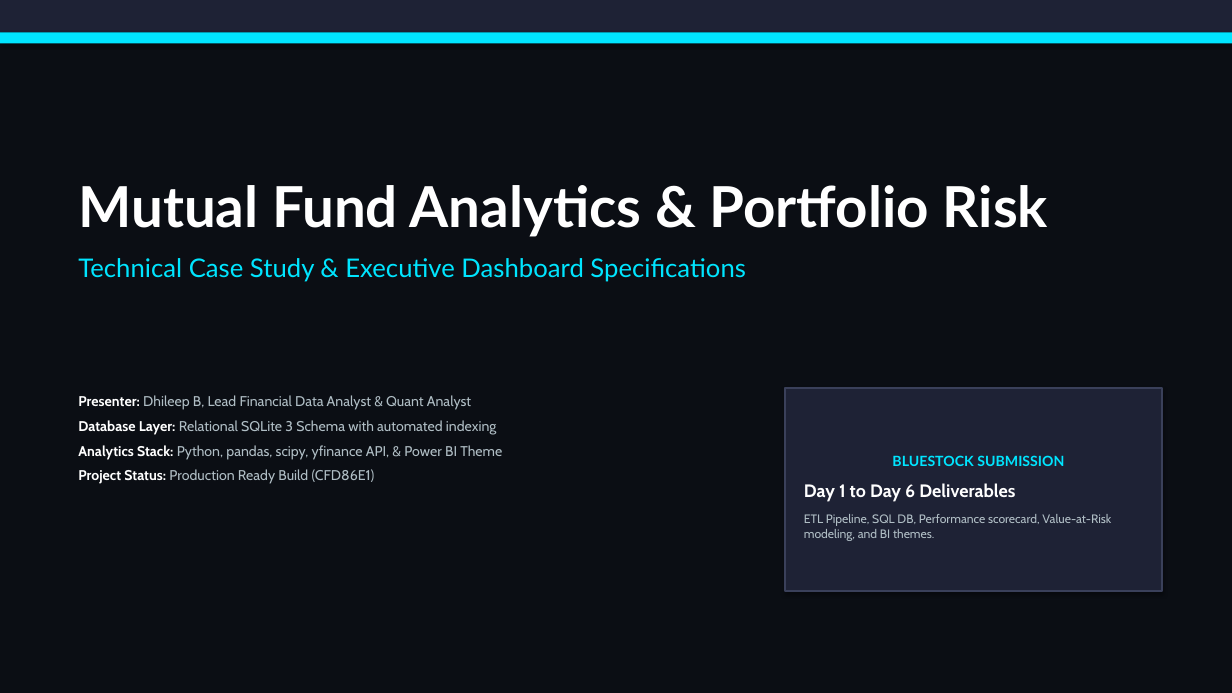
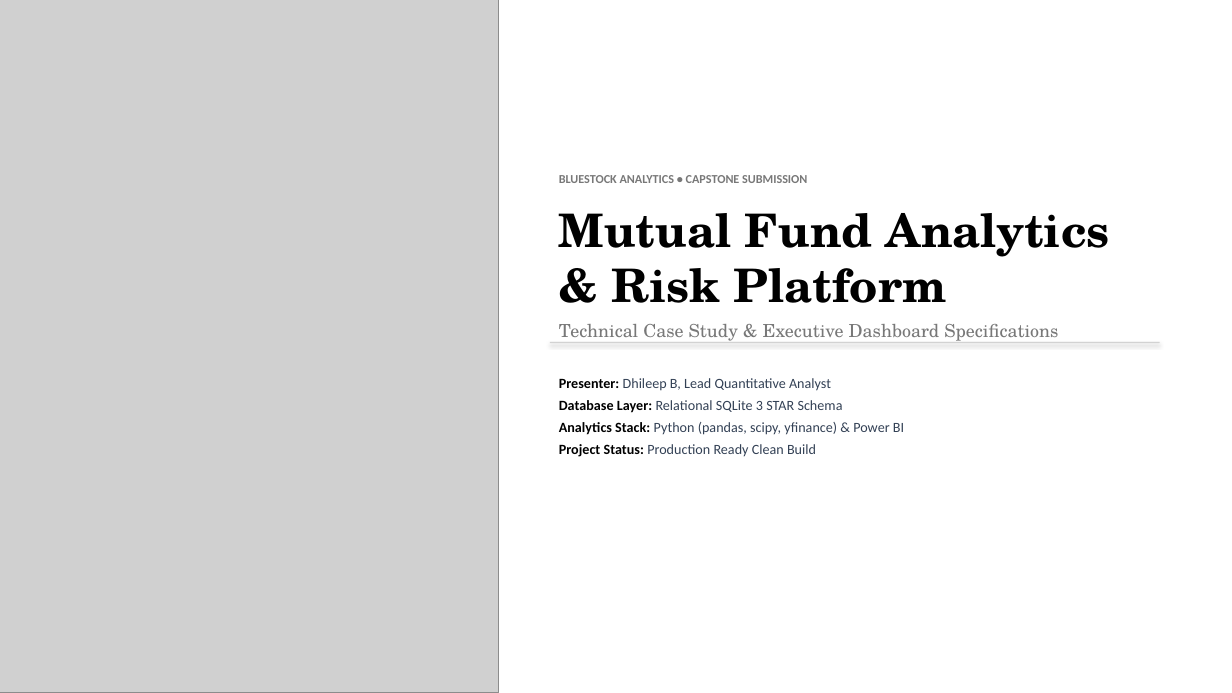
Before and after one commit to DHILEEPB/bluestock_mf_capstone, a slide deck: slide 1 of reports/Presentation.pptx. Drawn at 1232x693 pixels with LibreOffice and Linux fonts; fonts in the diff are those of the drawing; grey boxes stand for pictures. Boxes give left, top, right and bottom in pixels: in the first picture for what was removed or moved away, otherwise in the second. Text is boxed around its words. In the diff, an @@ line names an element or a change of style, - is before the commit and + after.

Commit message:
docs: restyle Presentation.pptx to match Urban Monochrome template style

```diff
--- a/reports/Presentation.pptx
+++ b/reports/Presentation.pptx
@@ background #0B0E14 to #FFFFFF @@
@@ rectangle removed at bbox=[0, 0, 1232, 32] @@
@@ picture added at bbox=[0, 0, 499, 693] @@
@@ rectangle removed at bbox=[0, 32, 1232, 43] @@
@@ text "BLUESTOCK ANALYTICS • CAPSTONE SUBMISSION": place and size @@
-text "BLUESTOCK ANALYTICS • CAPSTONE SUBMISSION" at bbox=[78, 185, 1048, 282]
+text "BLUESTOCK ANALYTICS • CAPSTONE SUBMISSION" at bbox=[559, 175, 1110, 343]
@@ text at bbox=[559, 175, 1110, 303]: text changed; size 44 to 9.5 pt; font Lato to Calibri; text colour #FFFFFF to #787878 @@
-Mutual Fund Analytics & Portfolio Risk
+BLUESTOCK ANALYTICS • CAPSTONE SUBMISSION
+Mutual Fund Analytics & Risk Platform
@@ text at bbox=[559, 324, 1058, 343]: size 20 to 14 pt, font Lato to TeX Gyre Schola, text colour #00E5FF to #787878 in "Technical Case Study & Executive Dashboard Specifications"; more space between paragraphs @@
@@ rectangle added at bbox=[550, 342, 1160, 343], fill #D2D2D2 @@
@@ text at bbox=[559, 378, 904, 457]: text changed; font Cabin to Calibri; text colour #B0BEC5 to #334155 @@
-Presenter: Dhileep B, Lead Financial Data Analyst & Quant Analyst
-Database Layer: Relational SQLite 3 Schema with automated indexing
-Analytics Stack: Python, pandas, scipy, yfinance API, & Power BI Theme
-Project Status: Production Ready Build (CFD86E1)
+Presenter: Dhileep B, Lead Quantitative Analyst
+Database Layer: Relational SQLite 3 STAR Schema
+Analytics Stack: Python (pandas, scipy, yfinance) & Power BI
+Project Status: Production Ready Clean Build
@@ rectangle removed at bbox=[786, 388, 1163, 592] @@
-BLUESTOCK SUBMISSION
-Day 1 to Day 6 Deliverables
-ETL Pipeline, SQL DB, Performance scorecard, Value-at-Risk modeling, and BI themes.
```
Also in this commit, not shown: 11 other slides changed, 3 other files.
